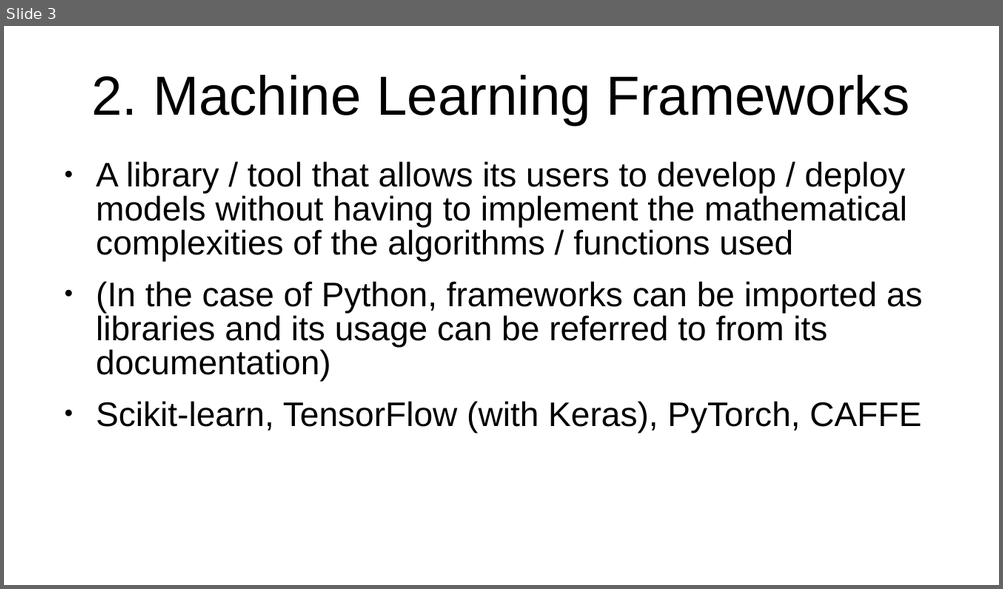
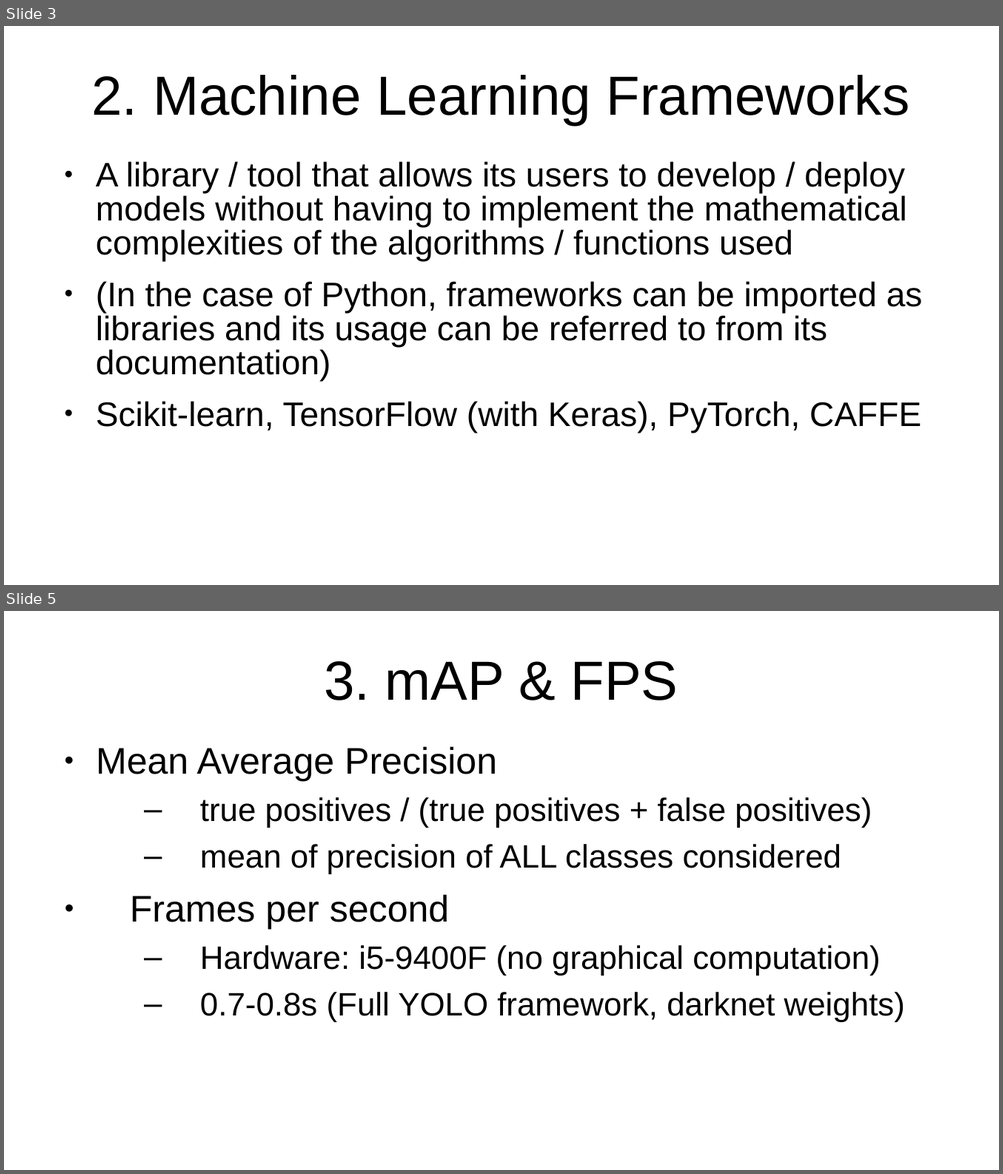
Before and after one commit to mi-mran/MECAtron_software, a slide deck: task2/task2.ppt. Shown one above the other, each under a label of ours: slide 3 before the commit, slides 3 and 5 after it; the slides between them are not shown. The pictures are 1003x589 and 1003x1174 pixels, drawn with LibreOffice and Linux fonts; fonts in the diff are those of the drawing. Boxes give left, top, right and bottom in pixels: in the first picture for what was removed or moved away, otherwise in the second. Text is boxed around its words. In the diff, an @@ line names an element or a change of style, - is before the commit and + after.

```diff
--- a/task2/task2.ppt
+++ b/task2/task2.ppt
@@ slide 5 added at box(4, 611, 999, 1170), background #FFFFFF @@
@@ title added at box(324, 661, 678, 701), 44 pt, text #000000 @@
+3. mAP & FPS
@@ text added at box(96, 746, 905, 1022), 25.9 pt, text #000000 @@
+● Mean Average Precision
+  – true positives / (true positives + false positives)
+  – mean of precision of ALL classes considered
+● Frames per second
+  – Hardware: i5-9400F (no graphical computation)
+  – 0.7-0.8s (Full YOLO framework, darknet weights)
```
Also in this commit, not shown: 1 slide changed, 1 other slide added, 1 slide removed.
